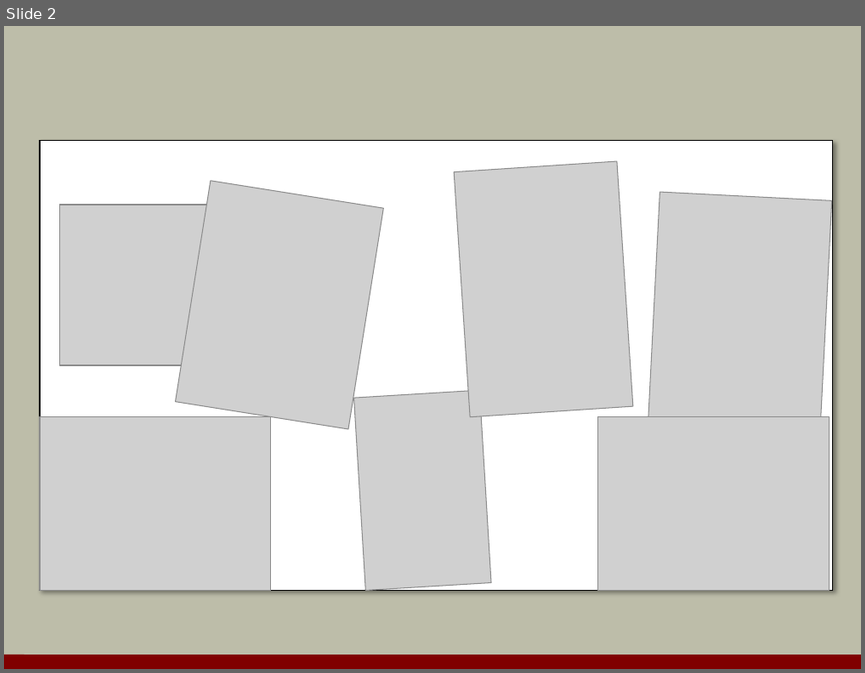
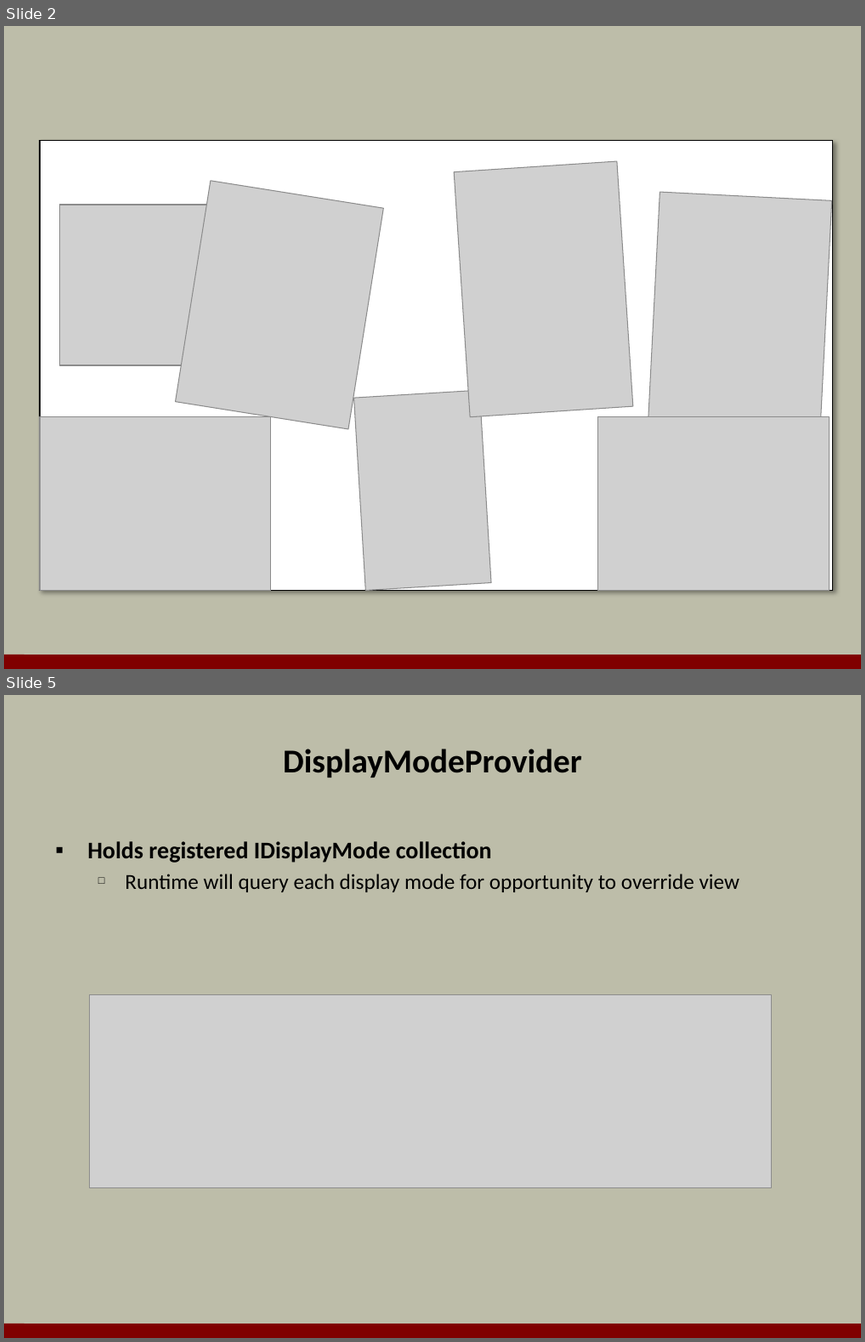
Before and after one commit to OdeToCode/classes, a slide deck: mvc/slides/a3_Mobile.pptx. Shown one above the other, each under a label of ours: slide 2 before the commit, slides 2 and 5 after it; the slides between them are not shown. The pictures are 865x673 and 865x1342 pixels, drawn with LibreOffice and Linux fonts; fonts in the diff are those of the drawing; grey boxes stand for pictures; background and template pictures are left out. Boxes give left, top, right and bottom in pixels: in the first picture for what was removed or moved away, otherwise in the second. Text is boxed around its words. In the diff, an @@ line names an element or a change of style, - is before the commit and + after.

```diff
--- a/mvc/slides/a3_Mobile.pptx
+++ b/mvc/slides/a3_Mobile.pptx
@@ slide 5 added at [4,695,861,1338], background #BDBDA9; not listed: 1 template element that a slide beside it also shows @@
@@ title added at [283,749,582,777], 28 pt, text #000000, bold @@
+DisplayModeProvider
@@ text added at [87,841,740,892], 18 pt, text #000000 @@
+▪ Holds registered IDisplayMode collection
+  □ Runtime will query each display mode for opportunity to override view
@@ picture added at [90,995,771,1188] @@
```
Also in this commit, not shown: 1 slide changed, 3 other slides added, 1 slide removed.
